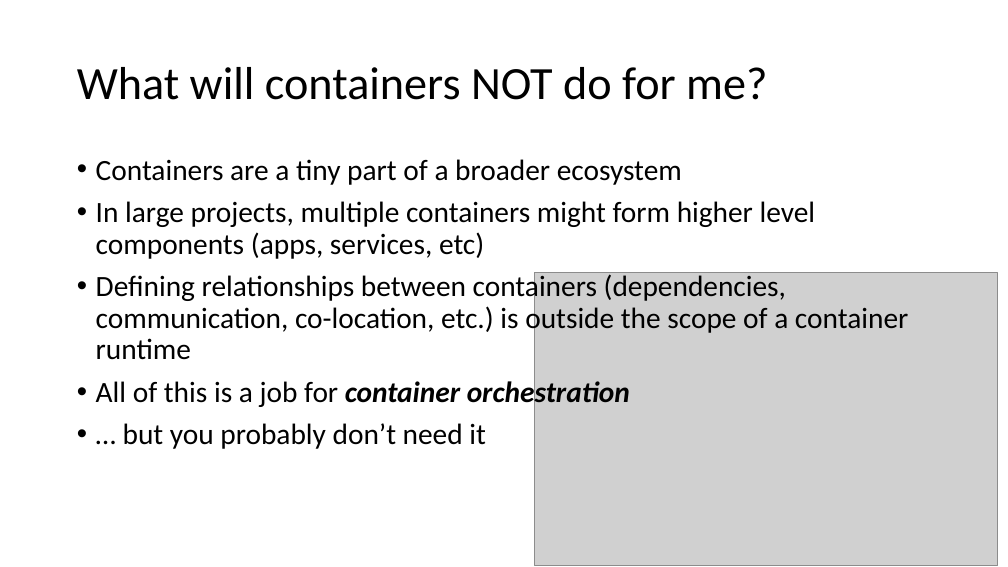
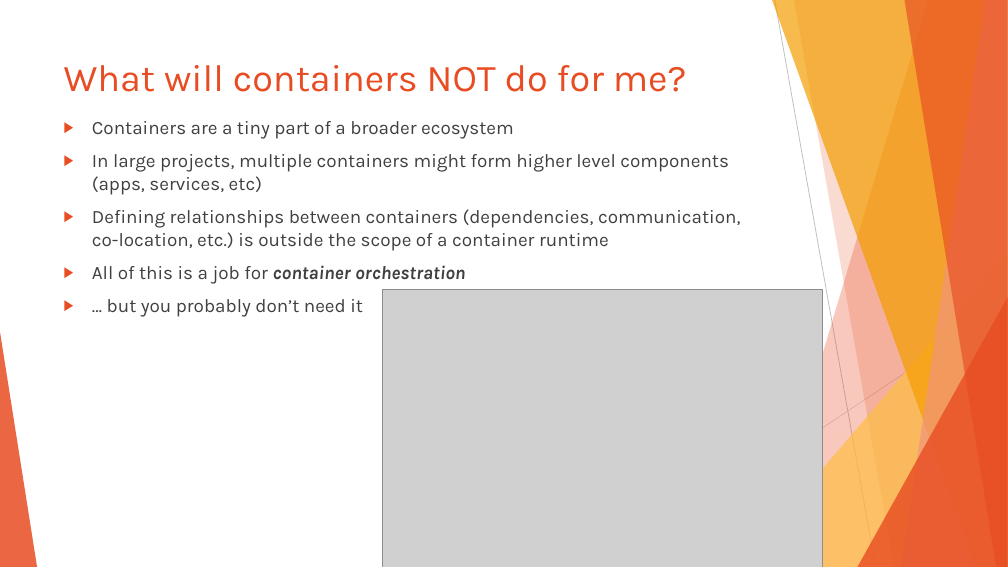
Before and after one commit to Ezekiel-DA/containerization_example, a slide deck: slide 11 of Containerization as an Open Science tool.pptx (slide 10 before the commit). Drawn at 1008x567 pixels with LibreOffice and Linux fonts; fonts in the diff are those of the drawing; grey boxes stand for pictures. Boxes give left, top, right and bottom in pixels: in the first picture for what was removed or moved away, otherwise in the second. Text is boxed around its words. In the diff, an @@ line names an element or a change of style, - is before the commit and + after.

```diff
--- a/Containerization as an Open Science tool.pptx
+++ b/Containerization as an Open Science tool.pptx
@@ title "What will containers NOT do ...": place and size @@
-title "What will containers NOT do ..." at (77,67,767,100)
+title "What will containers NOT do ..." at (64,65,687,92)
@@ title "What will containers NOT do ..." at (64,65,687,92): size 44 to 36 pt, font Calibri to Karla, text colour #000000 to #E84C22; line spacing 0.9 to 1; vertical alignment middle to top @@
@@ text "Containers are a tiny part ...": place and size @@
-text "Containers are a tiny part ..." at (96,159,908,449)
+text "Containers are a tiny part ..." at (92,121,740,317)
@@ text "Containers are a tiny part ..." at (92,121,740,317): size 28 to 18 pt, font Calibri to Karla, text colour #000000 to #404040; bullet • to ▶; line spacing 0.9 to 1 @@
@@ picture added at (383,290,822,567) @@
@@ picture removed at (535,273,997,566) @@
@@ group added at (0,0,1008,567): 5 freeform shapes, 3 triangles, 2 lines @@
```
Also in this commit, not shown: 14 other slides changed, 3 slides added, 3 slides removed.
